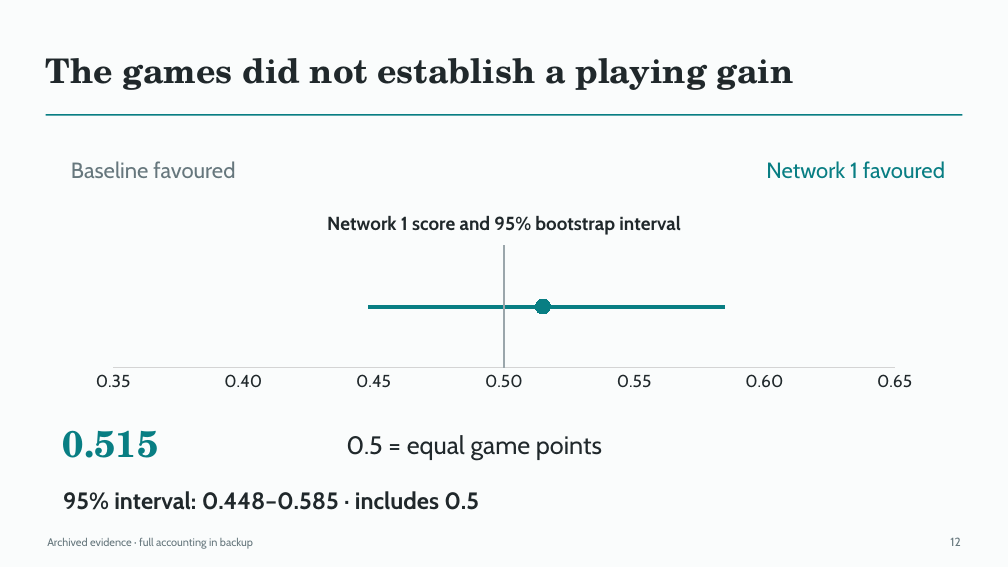
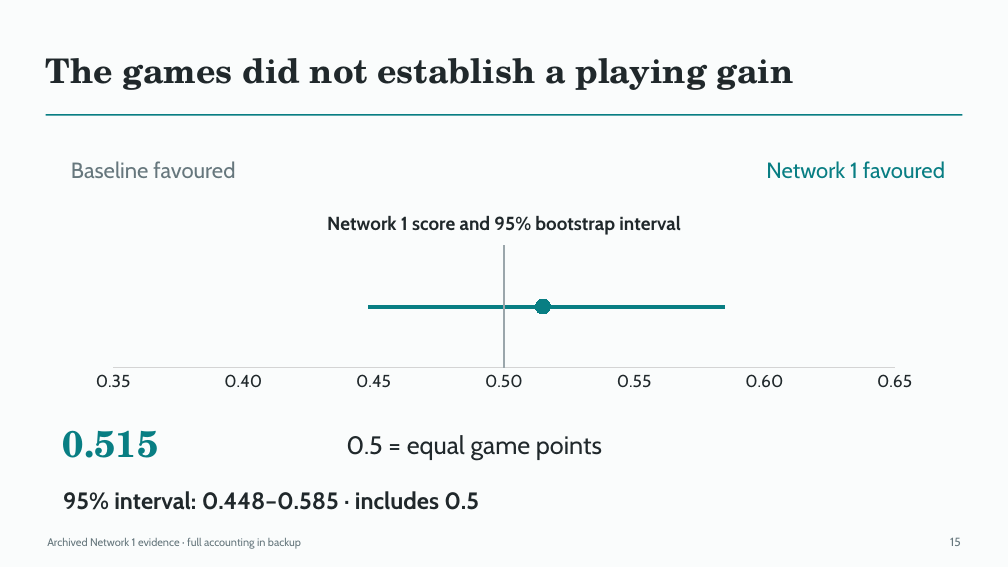
Before and after one commit to Mr-Teal/CS5446_project, a slide deck: slide 15 of docs/drafts/presentation-draft.pptx (slide 12 before the commit). Drawn at 1008x567 pixels with LibreOffice and Linux fonts; fonts in the diff are those of the drawing. Boxes give left, top, right and bottom in pixels: in the first picture for what was removed or moved away, otherwise in the second. Text is boxed around its words. In the diff, an @@ line names an element or a change of style, - is before the commit and + after.

```diff
--- a/docs/drafts/presentation-draft.pptx
+++ b/docs/drafts/presentation-draft.pptx
@@ text at [47,538,301,549]: text changed @@
-Archived evidence · full accounting in backup
+Archived Network 1 evidence · full accounting in backup
@@ text at [950,537,961,546]: text changed @@
-12
+15
```
Also in this commit, not shown: 10 other slides changed, 3 slides added, 3 other files.
